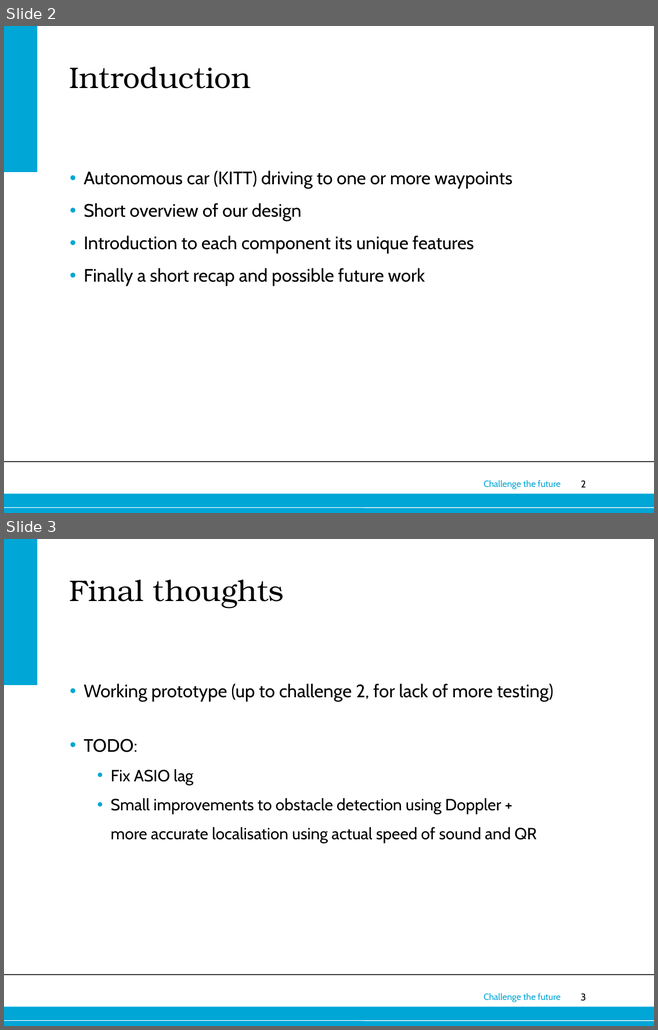
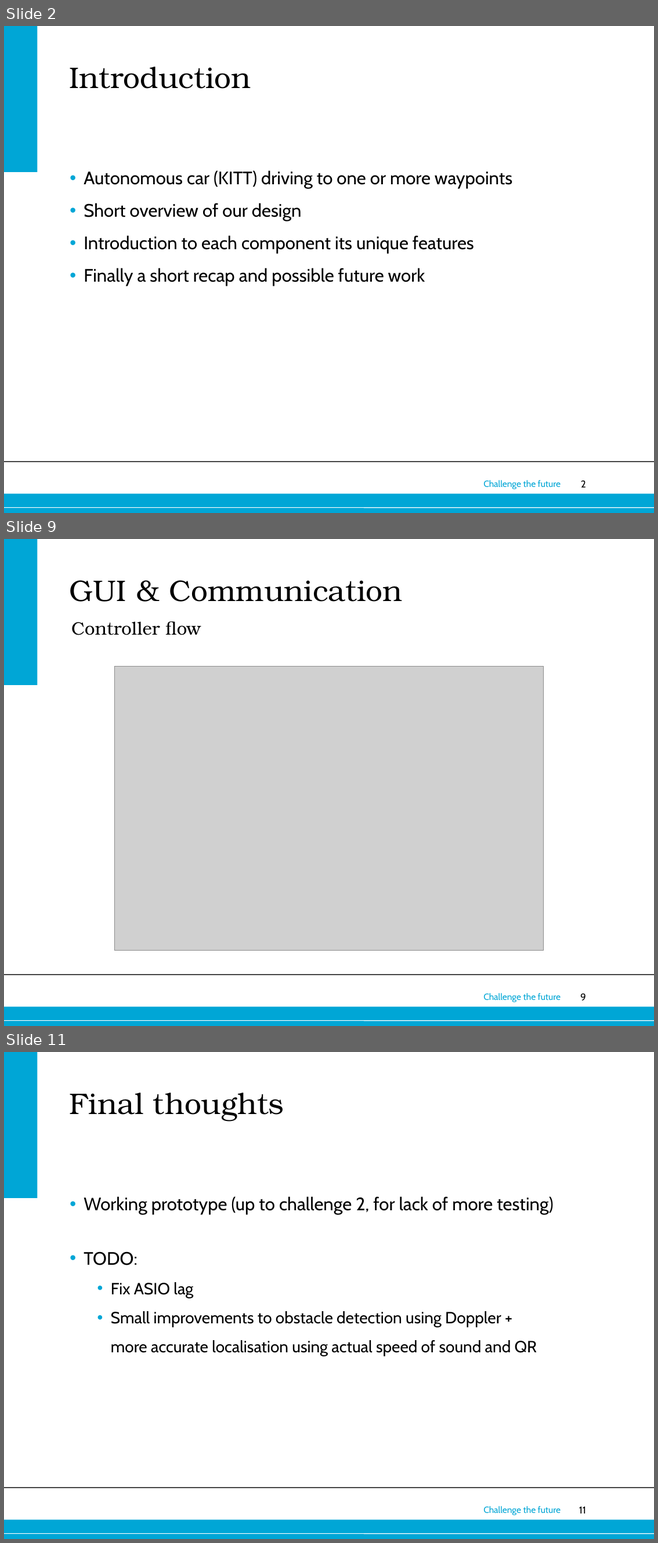
Before and after one commit to rphes/KITT-KATT, a slide deck: docs/final-presentation/final-presentation.pptx. Shown one above the other, each under a label of ours: slides 2 and 3 before the commit, slides 2, 9 and 11 after it; the slides between them are not shown. The pictures are 658x1030 and 658x1543 pixels, drawn with LibreOffice and Linux fonts; fonts in the diff are those of the drawing; grey boxes stand for pictures; background and template pictures are left out. Boxes give left, top, right and bottom in pixels: in the first picture for what was removed or moved away, otherwise in the second. Text is boxed around its words. In the diff, an @@ line names an element or a change of style, - is before the commit and + after.

```diff
--- a/docs/final-presentation/final-presentation.pptx
+++ b/docs/final-presentation/final-presentation.pptx
@@ slide 9 added at box(4, 539, 654, 1026), background #FFFFFF; not listed: 6 template elements that a slide beside it also shows @@
@@ title added at box(69, 580, 402, 602), 33 pt, text #000000 @@
+GUI & Communication
@@ text added at box(71, 621, 200, 635), 20 pt, text #000000 @@
+Controller flow
@@ picture added at box(114, 667, 543, 951) @@
@@ what was slide 3 is now slide 11 @@
@@ page number at box(579, 1507, 586, 1514): text changed @@
-3
+11
```
Also in this commit, not shown: 7 other slides added, 5 other files.
